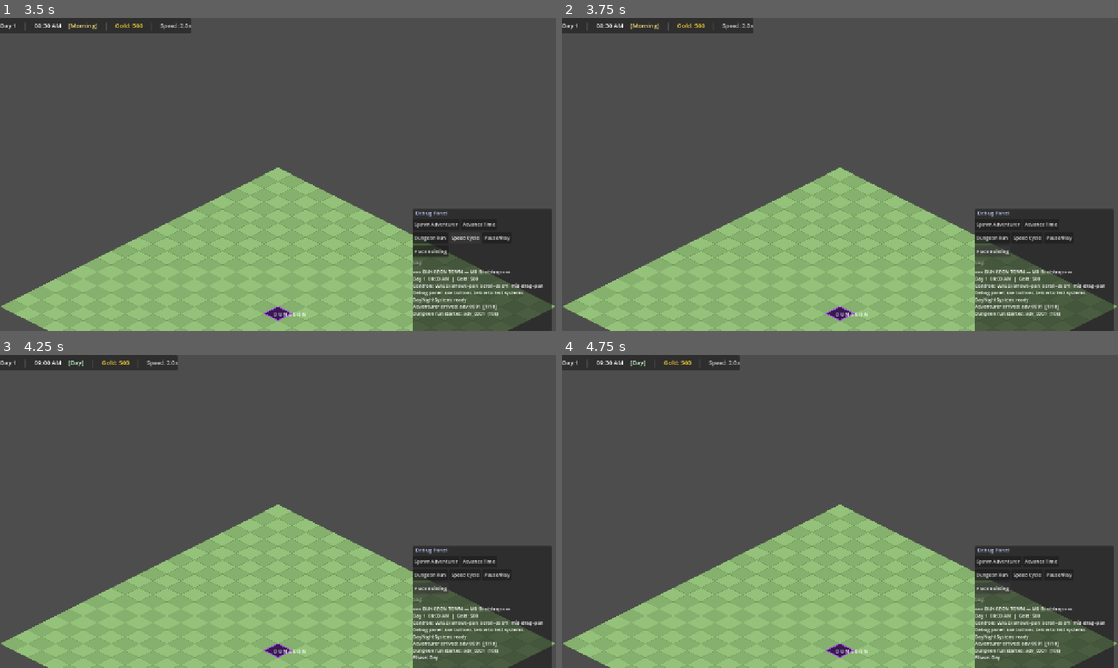
Above: before the commit, frames 1-4 (two rows, left to right).
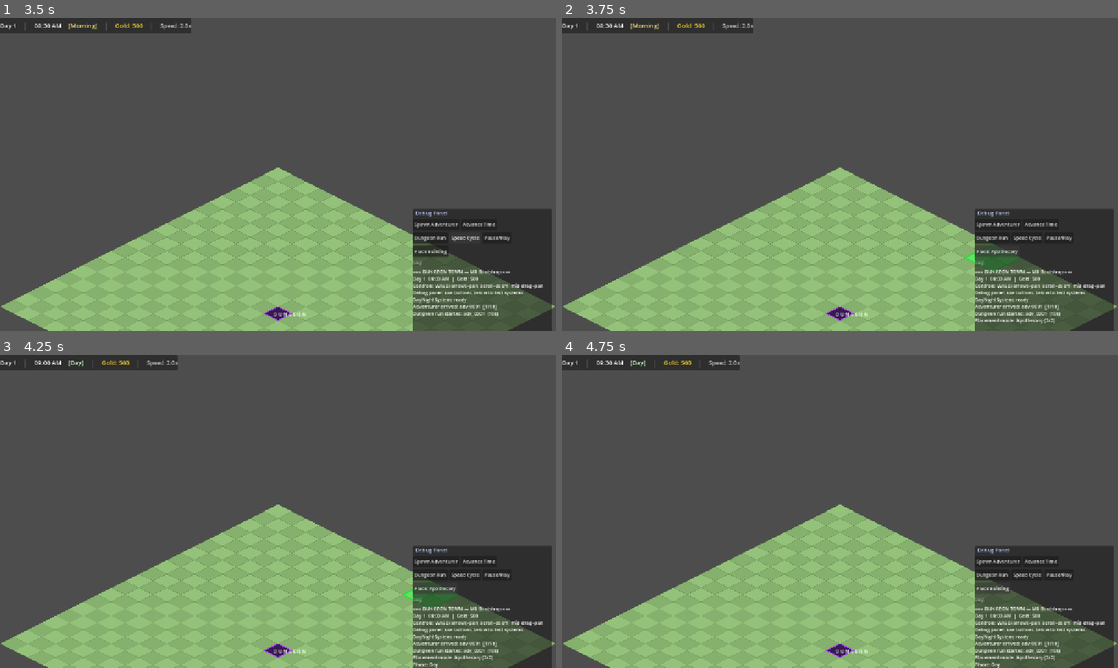
Above: after the commit, the same moments.

Repository: chrisagiddings/dungeon-town
Game: Godot game, scene res://scenes/Main.tscn
Two runs of this game, one before a commit and one after it. Both use one fixed random seed, a clock stepped at 60 frames per second and the inputs below.
Inputs:
- Up to frame 1 (3.5 s): click "Spawn Adventurer" at 0.5 s; click "Advance Time" at 1.25 s; click "Dungeon Run" at 2 s; click "Speed Cycle" at 2.75 s
- Up to frame 2 (3.75 s): click "Place Building" at 3.5 s
- Up to frame 3 (4.25 s): no input
- Up to frame 4 (4.75 s): click "Place Building" (after the commit: "Place: Apothecary") at 4.25 s

Frame 1 is identical in both runs. In frame 2, 0.2% of the frame differs, in the area x 72-89%, y 72-98%; in frame 3, 0.3%, in the area x 72-89%, y 72-100%; in frame 4, 0.1%.
Error before the commit: Parse Error: Cannot infer the type of "tile" variable because the value doesn't have a set type. (res://scripts/systems/BuildingPlacer.gd:93)

Commit message:
Fix: explicit Vector2i types on Dictionary Variant access (GDScript type inference)

Diff:
--- a/scripts/systems/BuildingLayer.gd
+++ b/scripts/systems/BuildingLayer.gd
@@ -29,7 +29,7 @@
 		var data: BuildingData = DataRegistry.get_building(placement["data_id"]) as BuildingData
 		var color: Color = data.placeholder_color if data else PlaceholderColors.get_building_color(placement["category"])
 		var label: String = data.display_name if data else placement["data_id"]
-		_draw_footprint(placement["origin"], placement["footprint"], color, label)
+		_draw_footprint(placement["origin"] as Vector2i, placement["footprint"] as Vector2i, color, label)
 
 # ── Drawing ───────────────────────────────────────────────────────────────────
 
--- a/scripts/systems/BuildingPlacer.gd
+++ b/scripts/systems/BuildingPlacer.gd
@@ -88,9 +88,11 @@
 	if _selected_instance != "":
 		var p := _grid.get_placement_for_instance(_selected_instance)
 		if not p.is_empty():
-			for row in range(p["footprint"].y):
-				for col in range(p["footprint"].x):
-					var tile := p["origin"] + Vector2i(col, row)
+			var p_origin:    Vector2i = p["origin"]
+			var p_footprint: Vector2i = p["footprint"]
+			for row in range(p_footprint.y):
+				for col in range(p_footprint.x):
+					var tile: Vector2i = p_origin + Vector2i(col, row)
 					_draw_iso_tile(_iso_to_screen(tile), COLOR_SELECTED_FILL, COLOR_SELECTED_BORDER)
 
 # ── Public API ────────────────────────────────────────────────────────────────
